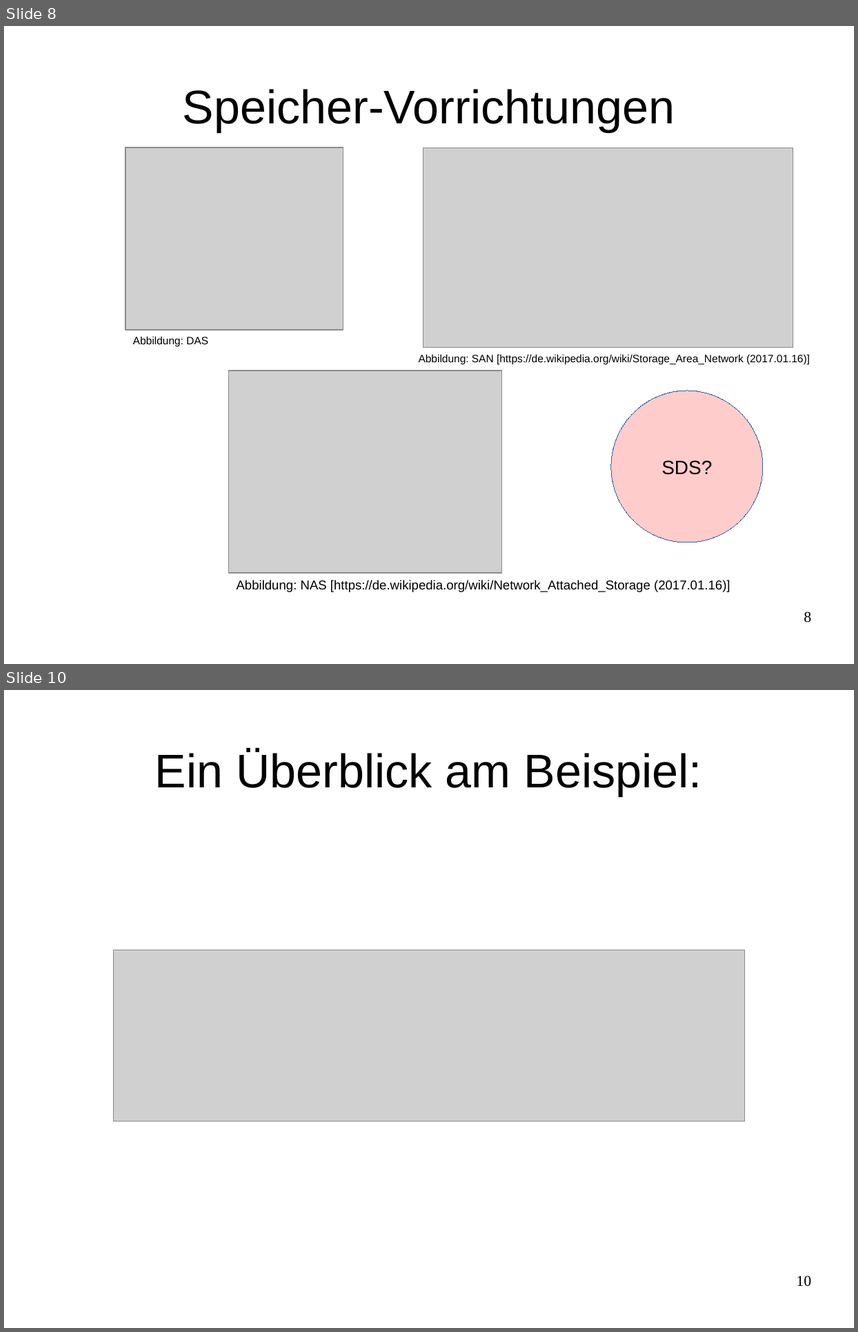
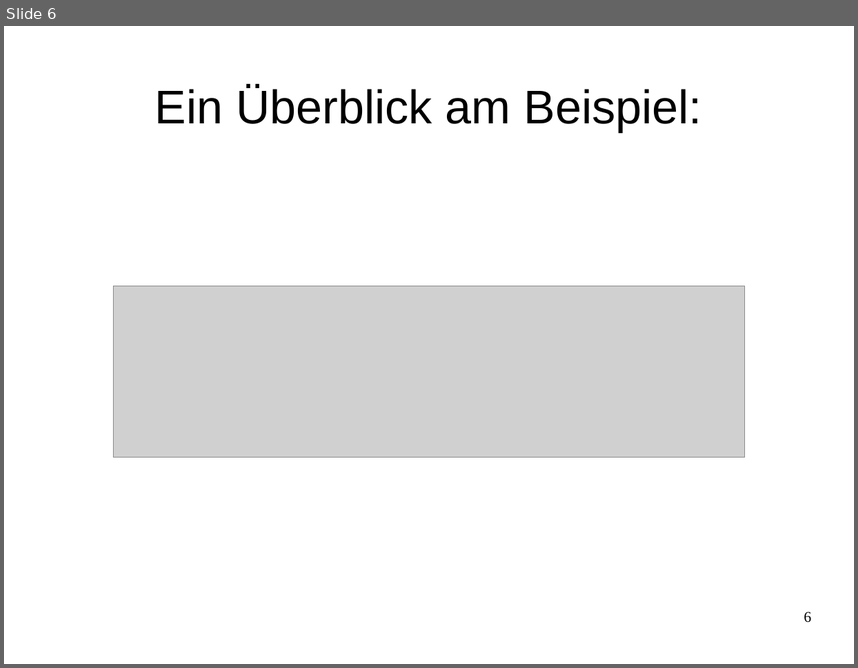
Before and after one commit to celentanos/inora, a slide deck: inora_vortrag_M.odp. Shown one above the other, each under a label of ours: slides 8 and 10 before the commit, slide 6 after it; the slides between them are not shown. The pictures are 858x1332 and 858x668 pixels, drawn with LibreOffice and Linux fonts; fonts in the diff are those of the drawing; grey boxes stand for pictures. Boxes give left, top, right and bottom in pixels: in the first picture for what was removed or moved away, otherwise in the second. Text is boxed around its words. In the diff, an @@ line names an element or a change of style, - is before the commit and + after.

```diff
--- a/inora_vortrag_M.odp
+++ b/inora_vortrag_M.odp
@@ slide 8 removed at bbox=[4, 26, 854, 664], background #FFFFFF @@
@@ title removed at bbox=[183, 89, 675, 132] @@
-Speicher-Vorrichtungen
@@ picture removed at bbox=[125, 147, 343, 329] @@
@@ picture removed at bbox=[423, 148, 793, 348] @@
@@ text removed at bbox=[133, 336, 208, 346] @@
-Abbildung: DAS
@@ text removed at bbox=[419, 354, 810, 364] @@
-Abbildung: SAN [https://de.wikipedia.org/wiki/Storage_Area_Network (2017.01.16)]
@@ picture removed at bbox=[228, 370, 501, 572] @@
@@ ellipse removed at bbox=[611, 390, 763, 542] @@
-SDS?
@@ text removed at bbox=[237, 579, 731, 592] @@
-Abbildung: NAS [https://de.wikipedia.org/wiki/Network_Attached_Storage (2017.01.16)]
@@ page number removed at bbox=[804, 611, 811, 622] @@
-8
@@ what was slide 10 is now slide 6 @@
@@ page number at bbox=[804, 611, 811, 622]: text changed @@
-10
+6
```
Also in this commit, not shown: 8 slides changed, 6 slides added, 8 other slides removed, 3 other files.
